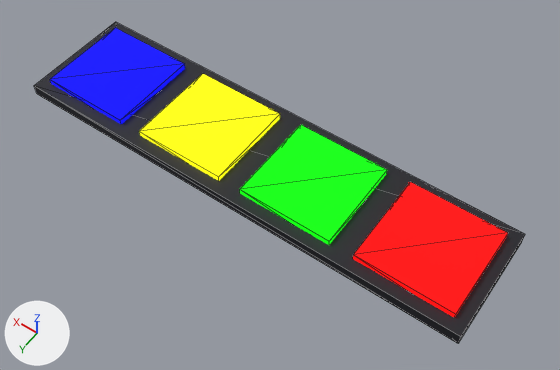
The glTF model assets/simon.glb, before and after one commit.
Camera for both pictures: a 50 mm camera at (-4.81, 6.22, 9.37) aimed at (-0.46, 0.13, -0.21). Lighting does not change. The marker at lower left points along +X, +Y and +Z. The picture after the commit comes second. Mesh edges are drawn as thin lines. Vertices at exactly the same position are counted once.

Before the edit, the objects in view are built like this:
```python
me_cube_001 = bpy.data.meshes.new('Cube.001')
me_cube_001.from_pydata(...)  # a box spanning x -4.0..4.0, y -1.0..1.0, z -0.1..0.1
me_cube_001.materials.append(mat_base)  # black #1c1c25
me_cube_002 = bpy.data.meshes.new('Cube.002')
me_cube_002.from_pydata(...)  # a box spanning x -0.8..0.8, y -0.8..0.8, z -0.1..0.1
me_cube_002.materials.append(mat_red)  # red #ff0000, glowing red #ff0000
me_cube_003 = bpy.data.meshes.new('Cube.003')
me_cube_003.from_pydata(...)  # a box spanning x -0.8..0.8, y -0.8..0.8, z -0.1..0.1
me_cube_003.materials.append(mat_green)  # green #00ff00, glowing green #00ff00
me_cube_004 = bpy.data.meshes.new('Cube.004')
me_cube_004.from_pydata(...)  # a box spanning x -0.8..0.8, y -0.8..0.8, z -0.1..0.1
me_cube_004.materials.append(mat_yellow)  # yellow #ffff00, glowing yellow #ffff00
me_cube_005 = bpy.data.meshes.new('Cube.005')
me_cube_005.from_pydata(...)  # a box spanning x -0.8..0.8, y -0.8..0.8, z -0.1..0.1
me_cube_005.materials.append(mat_blue)  # blue #0000ff, glowing blue #0000ff
ob_base = bpy.data.objects.new('Base', me_cube_001)
ob_base.location = (0.0, 0.0, 0.0)
ob_blue = bpy.data.objects.new('Blue', me_cube_005)
ob_blue.location = (3.0, 0.0, 0.1)
ob_green = bpy.data.objects.new('Green', me_cube_003)
ob_green.location = (-1.0, 0.0, 0.1)
ob_red = bpy.data.objects.new('Red', me_cube_002)
ob_red.location = (-3.0, 0.0, 0.1)
ob_yellow = bpy.data.objects.new('Yellow', me_cube_004)
ob_yellow.location = (1.0, 0.0, 0.1)
```
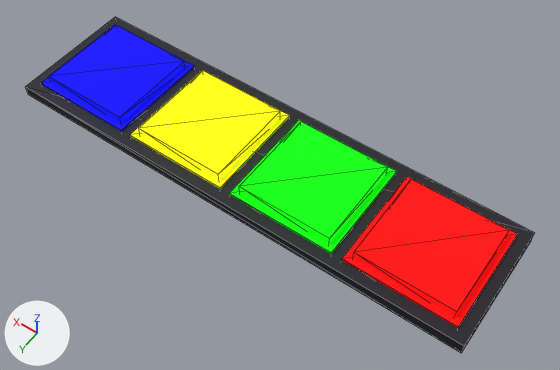
Commit message: fix up, add rings to model

Where the change shows, as pixel boxes (x1, y1, x2, y2) in the pictures (560 x 370 px):
'Base', reshaped
    before: (34, 22, 525, 343)
    after: (25, 17, 534, 353)
'Red', moved
    before: (353, 182, 508, 317)
    after: (353, 179, 509, 316)
'Green', moved
    before: (240, 125, 387, 245)
    after: (239, 122, 388, 243)
'Yellow', moved
    before: (139, 74, 280, 181)
    after: (139, 71, 280, 179)
'Blue', moved
    before: (50, 28, 185, 124)
    after: (49, 25, 185, 123)
'Red.Ring', added
    after: (342, 177, 517, 328)
'Green.Ring', added
    after: (229, 120, 397, 254)
'Yellow.Ring', added
    after: (130, 70, 290, 189)
'Blue.Ring', added
    after: (41, 25, 194, 132)

The change in detail:
Material 'Yellow.Dim' (mat_yellow_dim) is new.
Its base color is (1.0, 1.0, 0.0) (yellow #ffff00).
Its roughness is 1.0.
Material 'Red.Dim' (mat_red_dim) is new.
Its base color is (1.0, 0.0, 0.0) (red #ff0000).
Its roughness is 1.0.
Material 'Green.Dim' (mat_green_dim) is new.
Its base color is (0.0, 1.0, 0.0) (green #00ff00).
Its roughness is 1.0.
Material 'Blue.Dim' (mat_blue_dim) is new.
Its base color is (0.0, 0.0, 1.0) (blue #0000ff).
Its roughness is 1.0.
me_cube_001 is used by ob_base; location (0.0, 0.0, 0.0).
me_cube_001 had 8 vertices, 12 faces and spanned x -4.0..4.0, y -1.0..1.0, z -0.1..0.1.
me_cube_001 now has 8 vertices, 12 faces and spans x -4.1..4.1, y -1.1..1.1, z -0.1..0.1.
Part 1, on me_cube_001:
Vertex 0 of me_cube_001 moves from (-4.0, -1.0, -0.1) at pixel (521, 241) to (-4.1, -1.1, -0.1) at pixel (531, 240).
Vertex 1 of me_cube_001 moves from (-4.0, -1.0, 0.1) at pixel (525, 234) to (-4.1, -1.1, 0.1) at pixel (534, 232).
Vertex 2 of me_cube_001 moves from (-4.0, 1.0, -0.1) at pixel (458, 343) to (-4.1, 1.1, -0.1) at pixel (461, 353).
Vertex 3 of me_cube_001 moves from (-4.0, 1.0, 0.1) at pixel (460, 336) to (-4.1, 1.1, 0.1) at pixel (464, 346).
Vertex 4 of me_cube_001 moves from (4.0, -1.0, -0.1) to (4.1, -1.1, -0.1).
Vertex 5 of me_cube_001 moves from (4.0, -1.0, 0.1) at pixel (115, 21) to (4.1, -1.1, 0.1) at pixel (115, 16).
Vertex 6 of me_cube_001 moves from (4.0, 1.0, -0.1) at pixel (36, 93) to (4.1, 1.1, -0.1) at pixel (28, 94).
Vertex 7 of me_cube_001 moves from (4.0, 1.0, 0.1) at pixel (33, 85) to (4.1, 1.1, 0.1) at pixel (25, 86).
Mesh me_cube_011 is new.
It is a box spanning x -0.91..0.91, y -0.91..0.91, z -0.1..0.1.
It uses material mat_yellow_dim (yellow #ffff00).
Mesh me_cube_006 is new.
It is a box spanning x -0.91..0.91, y -0.91..0.91, z -0.1..0.1.
It uses material mat_red_dim (red #ff0000).
Mesh me_cube_010 is new.
It is a box spanning x -0.91..0.91, y -0.91..0.91, z -0.1..0.1.
It uses material mat_green_dim (green #00ff00).
Mesh me_cube_012 is new.
It is a box spanning x -0.91..0.91, y -0.91..0.91, z -0.1..0.1.
It uses material mat_blue_dim (blue #0000ff).
Object 'Blue' (ob_blue) moves from (3.0, 0.0, 0.1) to (3.0, 0.0, 0.17).
Object 'Green' (ob_green) moves from (-1.0, 0.0, 0.1) to (-1.0, 0.0, 0.17).
Object 'Red' (ob_red) moves from (-3.0, 0.0, 0.1) to (-3.0, 0.0, 0.17).
Object 'Yellow' (ob_yellow) moves from (1.0, 0.0, 0.1) to (1.0, 0.0, 0.17).
Object 'Yellow.Ring' (ob_yellow_ring) is new; it shows me_cube_011.
Its location is (1.0, 0.0, 0.04).
Object 'Red.Ring' (ob_red_ring) is new; it shows me_cube_006.
Its location is (-3.0, 0.0, 0.04).
Object 'Green.Ring' (ob_green_ring) is new; it shows me_cube_010.
Its location is (-1.0, 0.0, 0.04).
Object 'Blue.Ring' (ob_blue_ring) is new; it shows me_cube_012.
Its location is (3.0, 0.0, 0.04).
